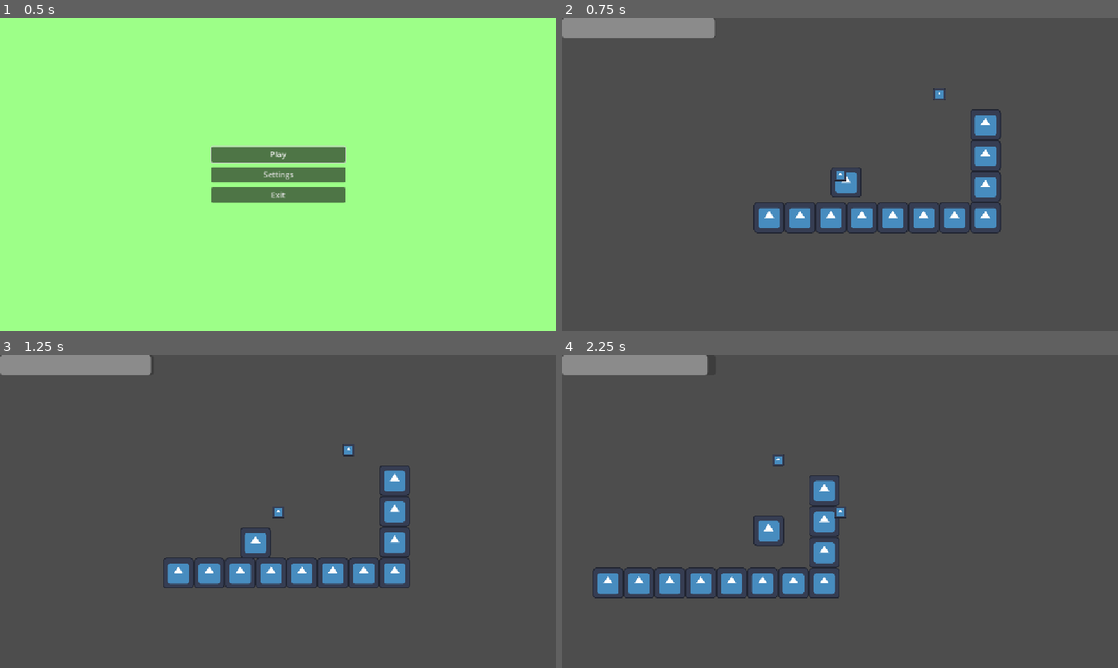
Above: before the commit, frames 1-4 (two rows, left to right).
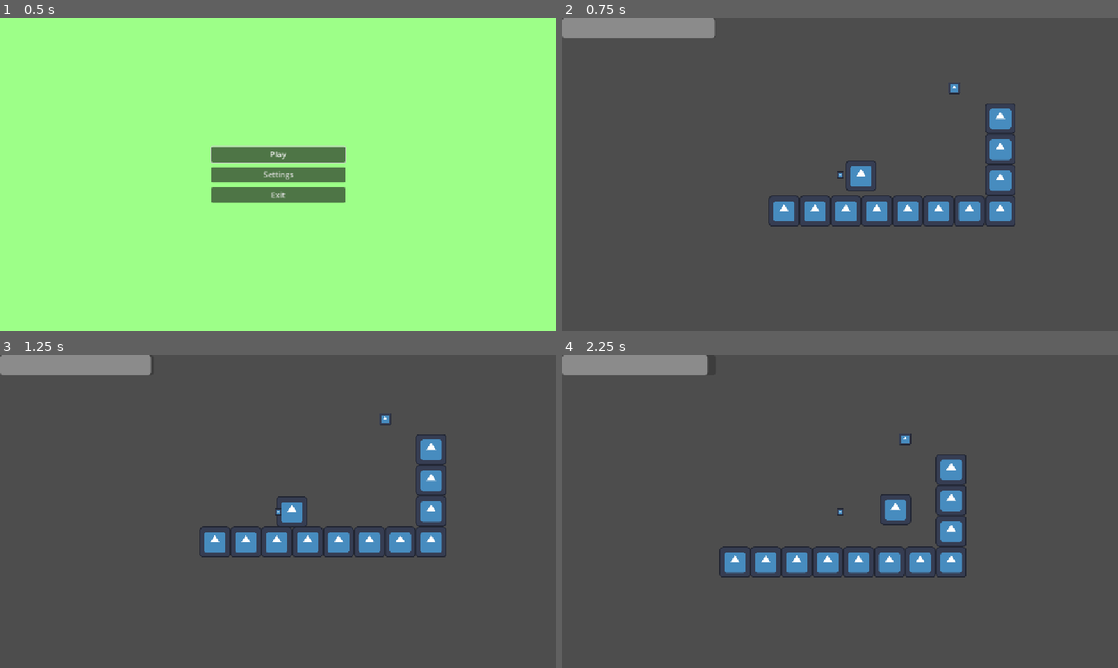
Above: after the commit, the same moments.

Repository: omegart-coding/Roots
Game: Godot game, scene res://elements/mainmenu.tscn
Same seed, same stepped clock (60 frames per second), same inputs: the game is played once before the commit and once after it. The engine's default icon, where the game draws it, is replaced by a stand-in: a white triangle on a blue panel in a dark square.
Inputs:
- Up to frame 1 (0.5 s): no input
- Up to frame 2 (0.75 s): click "Play" at 0.5 s
- Up to frame 3 (1.25 s): no input
- Up to frame 4 (2.25 s): hold Right (DIR_RIGHT) from 1.28 s (still down); tap Shift (DASH) at 1.35 s; tap Space (JUMP) at 1.52 s; tap Z (SELECT) at 2.1 s

Frame 1 is identical in both runs. In frame 2, 5.1% of the frame differs, in the area x 34-82%, y 20-69%; in frame 3, 7.0%; in frame 4, 7.7%, in the area x 5-73%, y 25-78%.

Commit message:
Camera fix attempt (not working as intended)

Diff:
--- a/roots/elements/main.tscn
+++ b/roots/elements/main.tscn
@@ -7,7 +7,6 @@
 [ext_resource type="PackedScene" uid="uid://bkgryw1eclrqm" path="res://elements/pause_menu.tscn" id="5_mam6b"]
 [ext_resource type="Script" uid="uid://dvuiv1yyjqqic" path="res://scripts/hud.gd" id="5_ohprx"]
 [ext_resource type="PackedScene" uid="uid://cewvm5gl3srsj" path="res://elements/sprout.tscn" id="7_lshds"]
-[ext_resource type="Script" uid="uid://dxtob0ifq5kns" path="res://scripts/cameralinger.gd" id="8_ioxrv"]
 
 [sub_resource type="PhysicsMaterial" id="PhysicsMaterial_r0rgg"]
 
@@ -170,14 +169,13 @@
 [node name="Sprout" parent="." instance=ExtResource("7_lshds")]
 position = Vector2(481, -462)
 
-[node name="cameralinger" type="Node2D" parent="."]
-script = ExtResource("8_ioxrv")
-
-[node name="Camera2D" type="Camera2D" parent="cameralinger"]
-zoom = Vector2(0.5, 0.5)
+[node name="CameraFocus" type="Node2D" parent="."]
+position = Vector2(481, -462)
 script = ExtResource("2_3xwdg")
 
-[node name="Sprite2D" type="Sprite2D" parent="cameralinger/Camera2D"]
-position = Vector2(0, 1)
-scale = Vector2(0.414063, 0.390625)
+[node name="Sprite2D" type="Sprite2D" parent="CameraFocus"]
+scale = Vector2(0.2, 0.2)
 texture = ExtResource("2_r0rgg")
+
+[node name="Camera2D" type="Camera2D" parent="CameraFocus"]
+zoom = Vector2(0.5, 0.5)
--- a/roots/scripts/camera.gd
+++ b/roots/scripts/camera.gd
@@ -1,11 +1,24 @@
-extends Camera2D
+extends Node2D
 
-var focus: Node2D
+var player: Node2D
+const max_distance = Vector2(250, 10)
 
 func _ready() -> void:
-	focus = get_parent()
+	player = get_tree().get_first_node_in_group("player")
 
 
 func _process(delta: float) -> void:
-	position.x = (focus.position.x)
-	position.y = focus.position.y - 50
+	var des_pos = Vector2((player.position.x + (player.direction.x * 200)), player.position.y + 10)
+	var speed = (player.speed * 0.01) + 1
+
+	if abs(position.x - player.position.x) > max_distance.x and abs(position.y - player.position.y) > max_distance.y:
+		position.x = max_distance.x * player.direction.x
+		position.y = player.position.y + max_distance.y
+	elif abs(position.x - player.position.x) > max_distance.x:
+		position.x = max_distance.x * player.direction.x
+		position.y = position.move_toward(des_pos, speed).y
+	elif abs(position.y - player.position.y) > max_distance.y:
+		position.x = position.move_toward(des_pos, speed).x
+		position.y = player.position.y + max_distance.y
+	else:
+		position = position.move_toward(des_pos, speed)
--- a/roots/scripts/cameralinger.gd
+++ /dev/null
@@ -1,14 +0,0 @@
-extends Node2D
-
-var player
-const basespeed = 200
-const max_distance = Vector2(20, 10)
-
-func _ready() -> void:
-	player = get_tree().get_first_node_in_group("player")
-
-func _process(delta: float) -> void:
-	var des_pos = Vector2(player.position.x + (player.direction.x * 100), player.position.y)
-	print(player.direction.x)
-	var speed = (basespeed + (position.distance_to(player.position))) * delta
-	position = position.move_toward(des_pos, speed)
Not shown: 1 places in roots/elements/main.tscn that only renumber resources
Not shown, removed: roots/scripts/cameralinger.gd.uid
